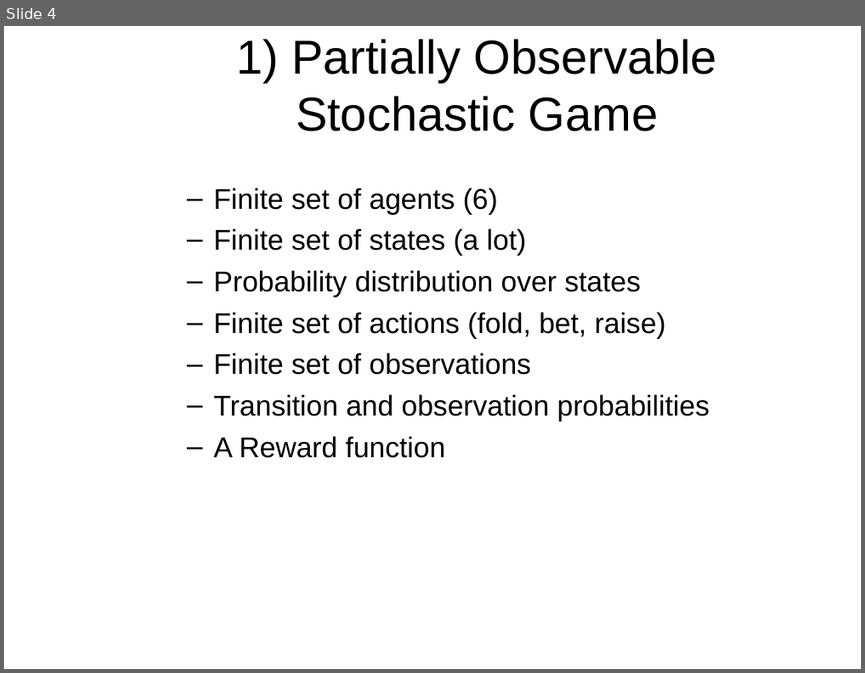
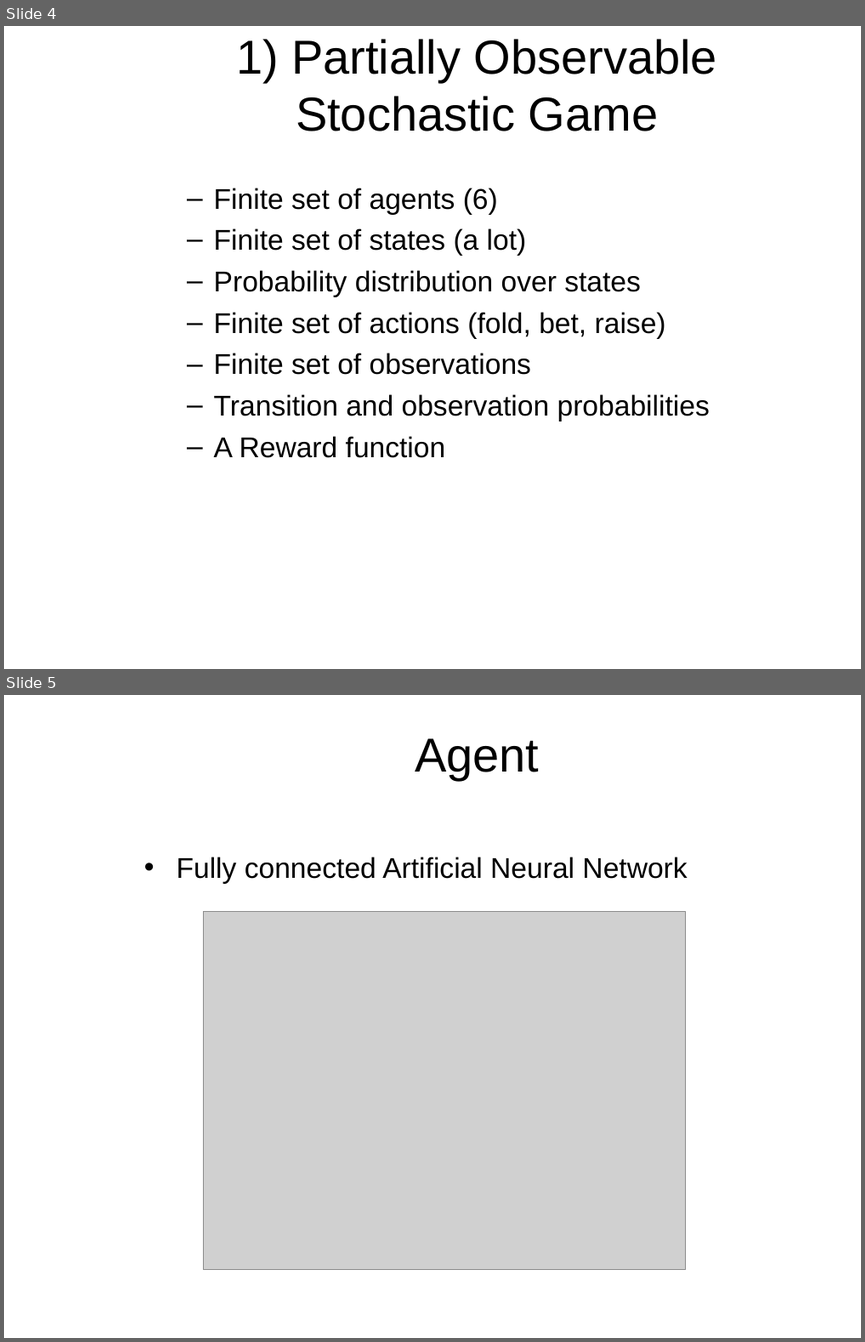
Before and after one commit to stefanfroth/poker, a slide deck: final.ppt. Shown one above the other, each under a label of ours: slide 4 before the commit, slides 4 and 5 after it. The pictures are 865x673 and 865x1342 pixels, drawn with LibreOffice and Linux fonts; fonts in the diff are those of the drawing; grey boxes stand for pictures; background and template pictures are left out. Boxes give left, top, right and bottom in pixels: in the first picture for what was removed or moved away, otherwise in the second. Text is boxed around its words. In the diff, an @@ line names an element or a change of style, - is before the commit and + after.

```diff
--- a/final.ppt
+++ b/final.ppt
@@ slide 5 added at [4, 695, 861, 1338], background picture (left out) @@
@@ title added at [415, 738, 539, 780], 40 pt, text #000000 @@
+Agent
@@ text added at [177, 857, 687, 884], 24 pt, text #000000 @@
+• Fully connected Artificial Neural Network
@@ picture added at [203, 912, 685, 1269] @@
```
Also in this commit, not shown: 4 other slides added, 1 slide removed, 6 other files.
